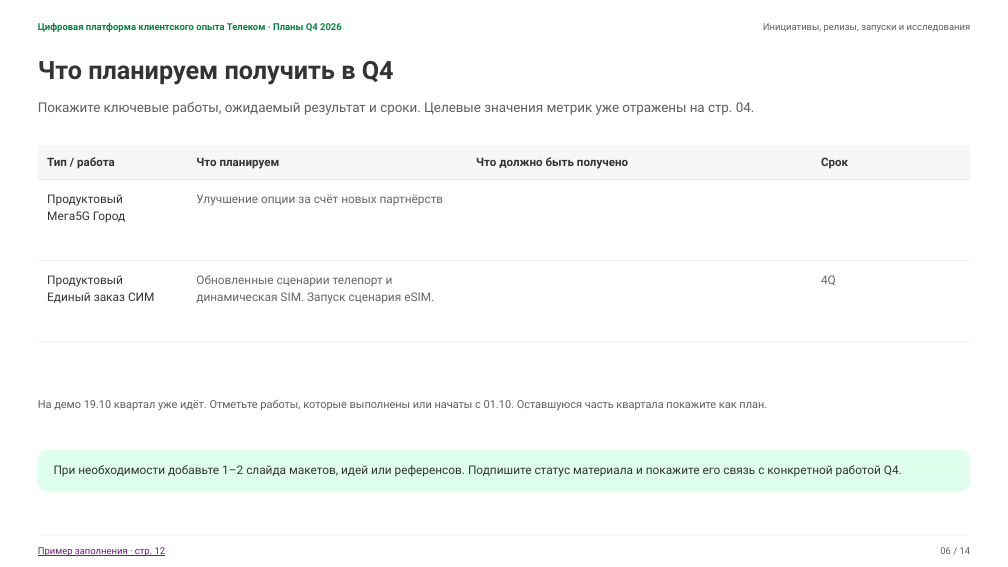
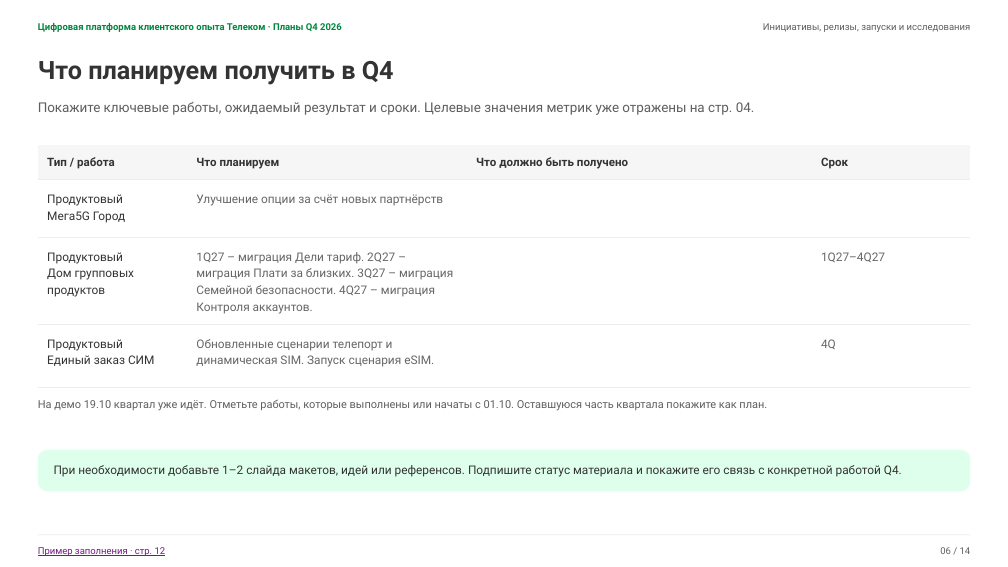
Before and after one commit to bbenicore-web/bencode, a slide deck: slide 9 of presentations/Квартальное_демо_Телеком_19.10.2026.pptx. Drawn at 1008x567 pixels with LibreOffice and Linux fonts; fonts in the diff are those of the drawing. Boxes give left, top, right and bottom in pixels: in the first picture for what was removed or moved away, otherwise in the second. Text is boxed around its words. In the diff, an @@ line names an element or a change of style, - is before the commit and + after.

```diff
--- a/presentations/Квартальное_демо_Телеком_19.10.2026.pptx
+++ b/presentations/Квартальное_демо_Телеком_19.10.2026.pptx
@@ table at (38, 145, 970, 383) @@
+row 3: Продуктовый / Дом групповых продуктов | 1Q27 – миграция Дели тариф. 2Q27 – миграция Плати за близких. 3Q27 – миграция Семейной безопасности. 4Q27 – миграция Контроля аккаунтов. |  | 1Q27–4Q27
```
Also in this commit, not shown: 1 other file.
